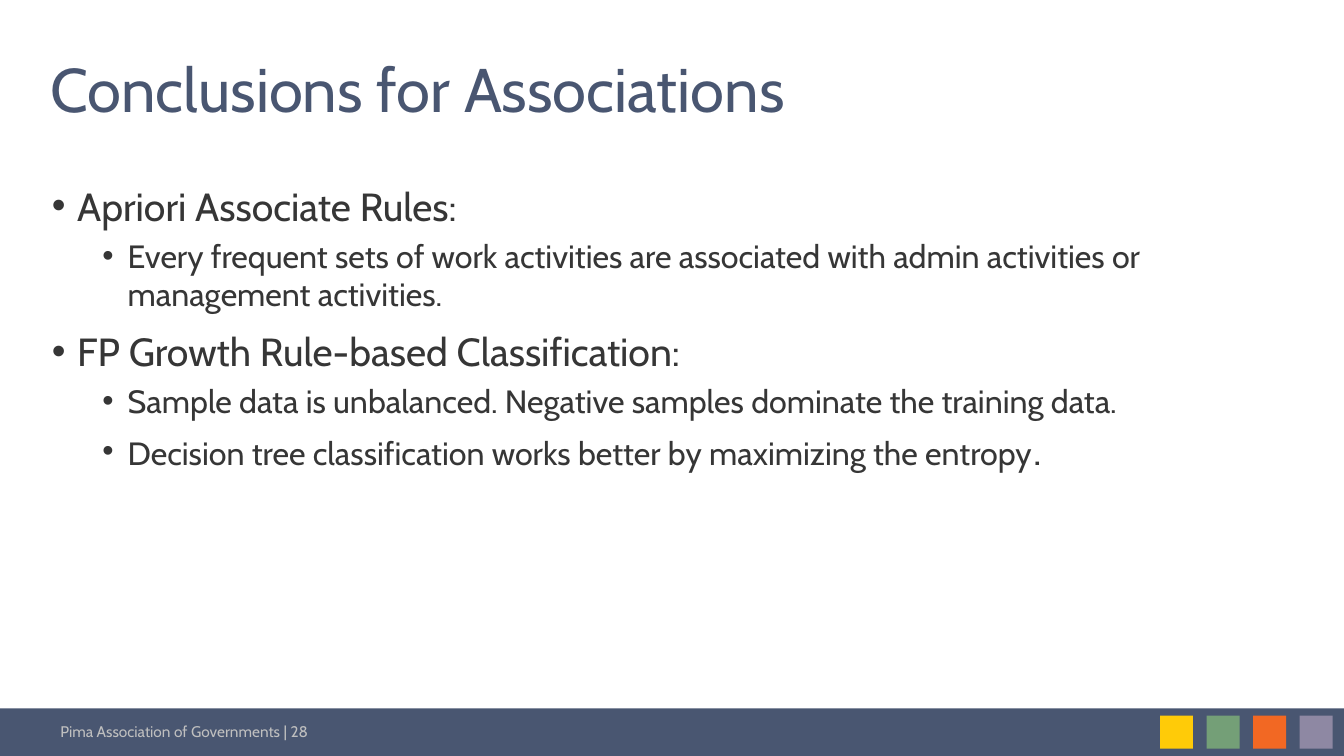
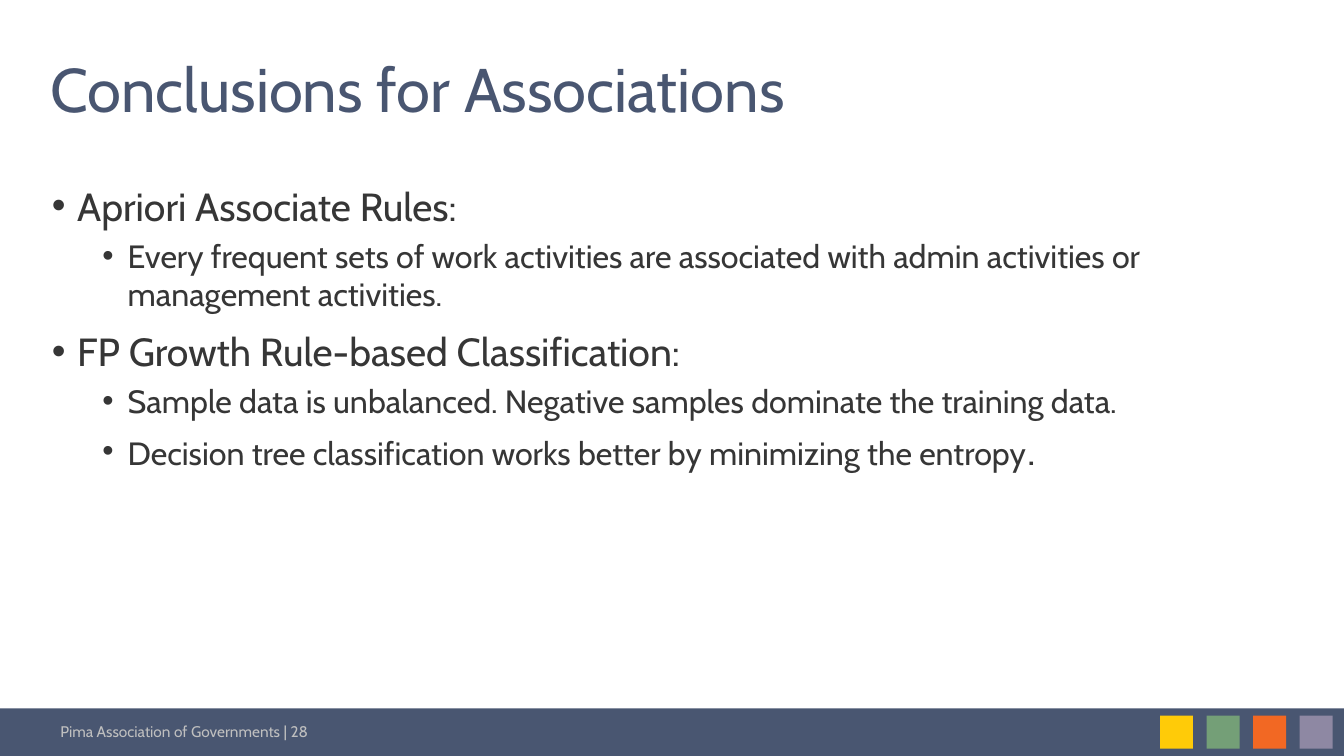
Before and after one commit to xiaolimodel/INFO523FinalProject, a slide deck: slide 28 of Xiao Li INFO 523 Final Project.pptx. Drawn at 1344x756 pixels with LibreOffice and Linux fonts; fonts in the diff are those of the drawing. Boxes give left, top, right and bottom in pixels: in the first picture for what was removed or moved away, otherwise in the second. Text is boxed around its words. In the diff, an @@ line names an element or a change of style, - is before the commit and + after.

Commit message:
fix typo

```diff
--- a/Xiao Li INFO 523 Final Project.pptx
+++ b/Xiao Li INFO 523 Final Project.pptx
@@ text at [128,441,1026,473]: text changed @@
-  • Decision tree classification works better by maximizing the entropy.
+  • Decision tree classification works better by minimizing the entropy.
```
